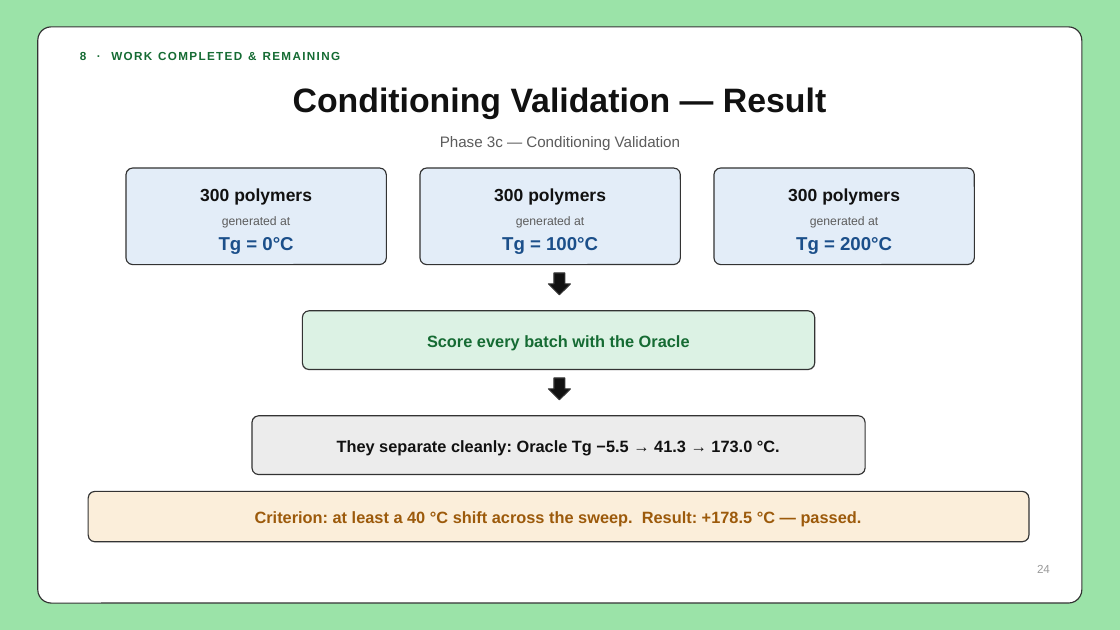
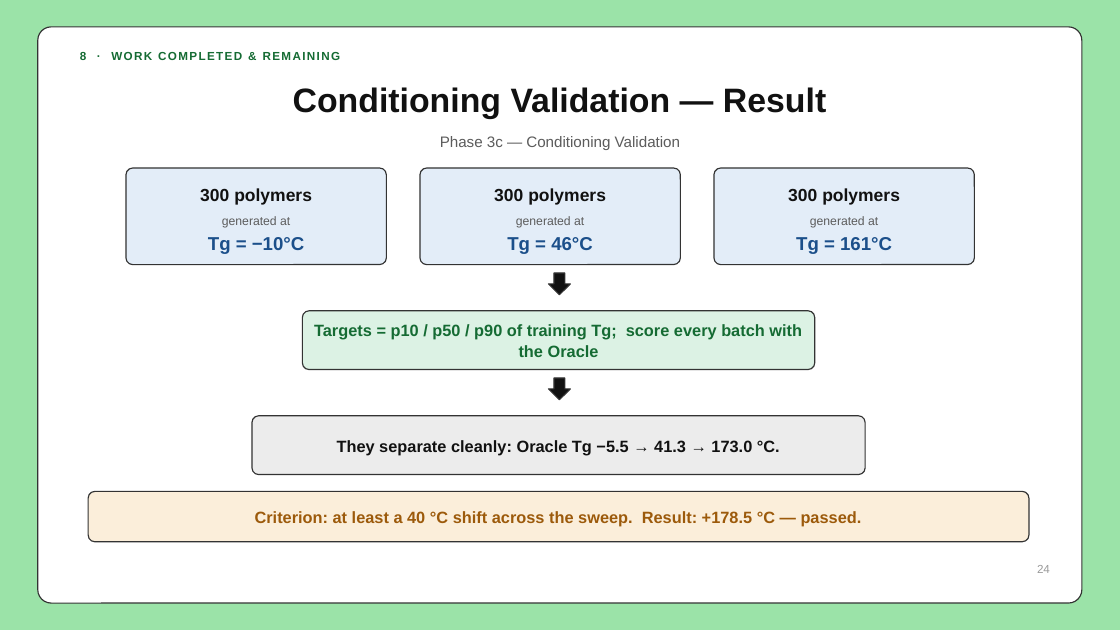
Before and after one commit to AakashGs10/POLYGEN, a slide deck: slide 24 of docs/PolyGen-RAG_Review.pptx. Drawn at 1120x630 pixels with LibreOffice and Linux fonts; fonts in the diff are those of the drawing. Boxes give left, top, right and bottom in pixels: in the first picture for what was removed or moved away, otherwise in the second. Text is boxed around its words. In the diff, an @@ line names an element or a change of style, - is before the commit and + after.

Commit message:
Deck: correct conditioning-sweep targets to p10/p50/p90
Slide 24 labelled the three generation arms Tg = 0/100/200 C. The
actual sweep (results/benchmark.md) targets the training-set
percentiles: -10 C (p10), 46 C (p50), 161 C (p90), which produce the
quoted Oracle means of -5.5 / 41.3 / 173.0 C. The +178.5 C shift and
the pass criterion are unchanged.

```diff
--- a/docs/PolyGen-RAG_Review.pptx
+++ b/docs/PolyGen-RAG_Review.pptx
@@ text at (208, 237, 304, 254): text changed @@
-Tg = 0°C
+Tg = −10°C
@@ text at (507, 237, 593, 254): text changed @@
-Tg = 100°C
+Tg = 46°C
@@ text at (796, 237, 892, 254): text changed @@
-Tg = 200°C
+Tg = 161°C
@@ text at (314, 324, 802, 357): text changed @@
-Score every batch with the Oracle
+Targets = p10 / p50 / p90 of training Tg; score every batch with the Oracle
```
